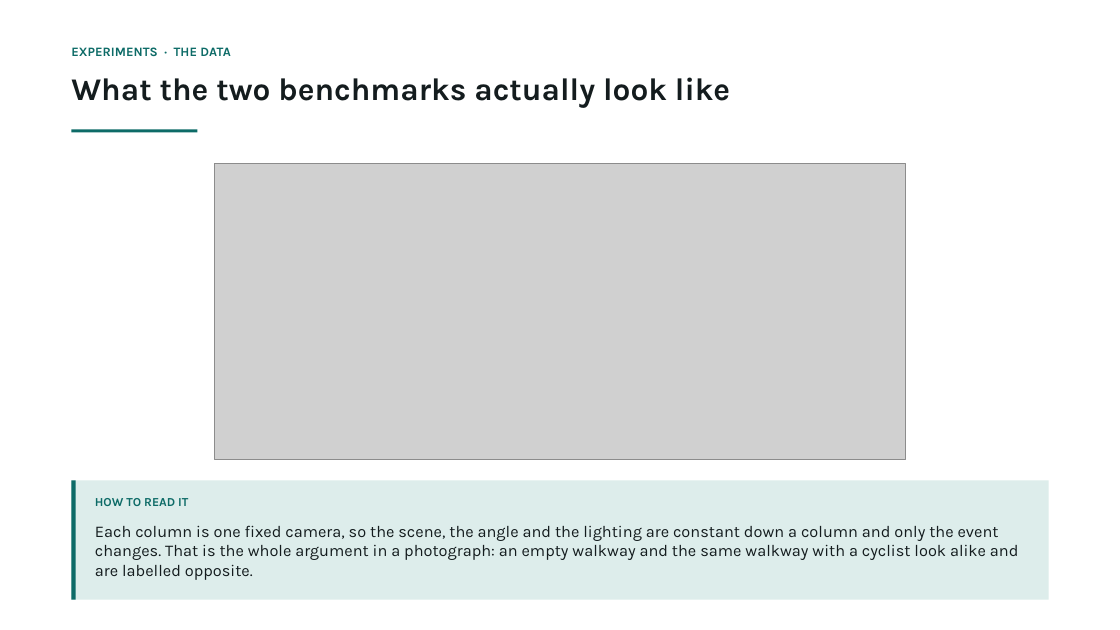
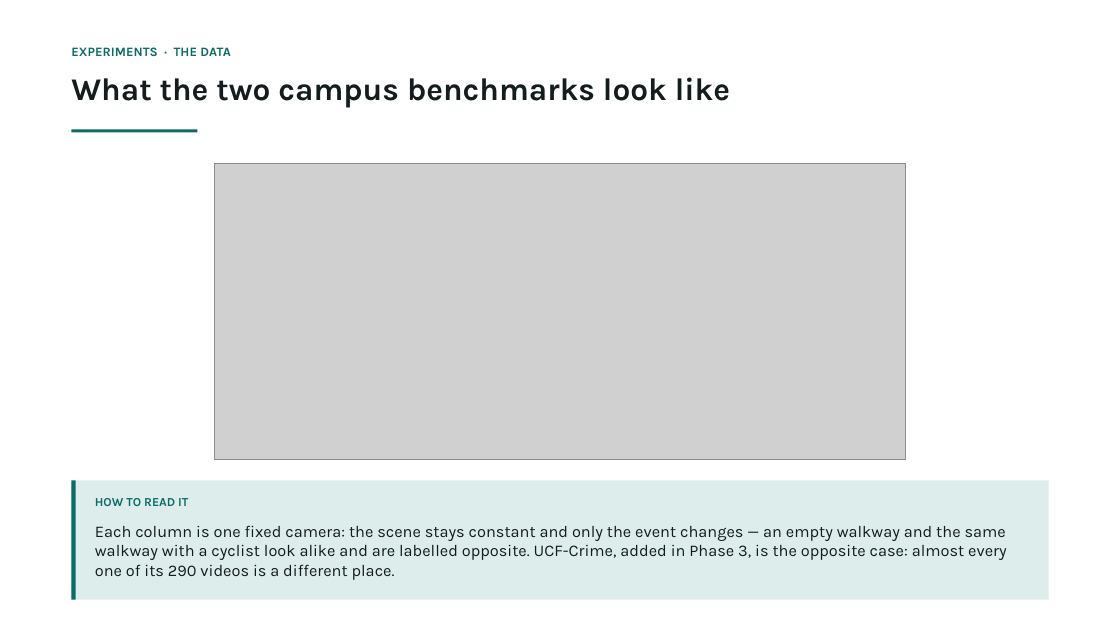
Before and after one commit to prakash-nitc/multimodal-anomaly-detection, a slide deck: slide 9 of docs/06_presentations/DA-ZVAD_Phase3_Review.pptx. Drawn at 1120x630 pixels with LibreOffice and Linux fonts; fonts in the diff are those of the drawing; grey boxes stand for pictures. Boxes give left, top, right and bottom in pixels: in the first picture for what was removed or moved away, otherwise in the second. Text is boxed around its words. In the diff, an @@ line names an element or a change of style, - is before the commit and + after.

Commit message:
Phase 3 deck full audit: setup slide (3 benchmarks, 418 videos, LLaVA), UCF-Crime in comparison and scene-count tables, wrong Ada-VAD citation fixed, within-video finding on interpretation/limitations/summary, plan follows master plan, references regenerated

```diff
--- a/docs/06_presentations/DA-ZVAD_Phase3_Review.pptx
+++ b/docs/06_presentations/DA-ZVAD_Phase3_Review.pptx
@@ text at (71,77,730,108): text changed @@
-What the two benchmarks actually look like
+What the two campus benchmarks look like
@@ text at (95,525,1007,580): text changed @@
-Each column is one fixed camera, so the scene, the angle and the lighting are constant down a column and only the event changes. That is the whole argument in a photograph: an empty walkway and the same walkway with a cyclist look alike and are labelled opposite.
+Each column is one fixed camera: the scene stays constant and only the event changes — an empty walkway and the same walkway with a cyclist look alike and are labelled opposite. UCF-Crime, added in Phase 3, is the opposite case: almost every one of its 290 videos is a different place.
```
Also in this commit, not shown: 12 other slides changed, 1 other file.
